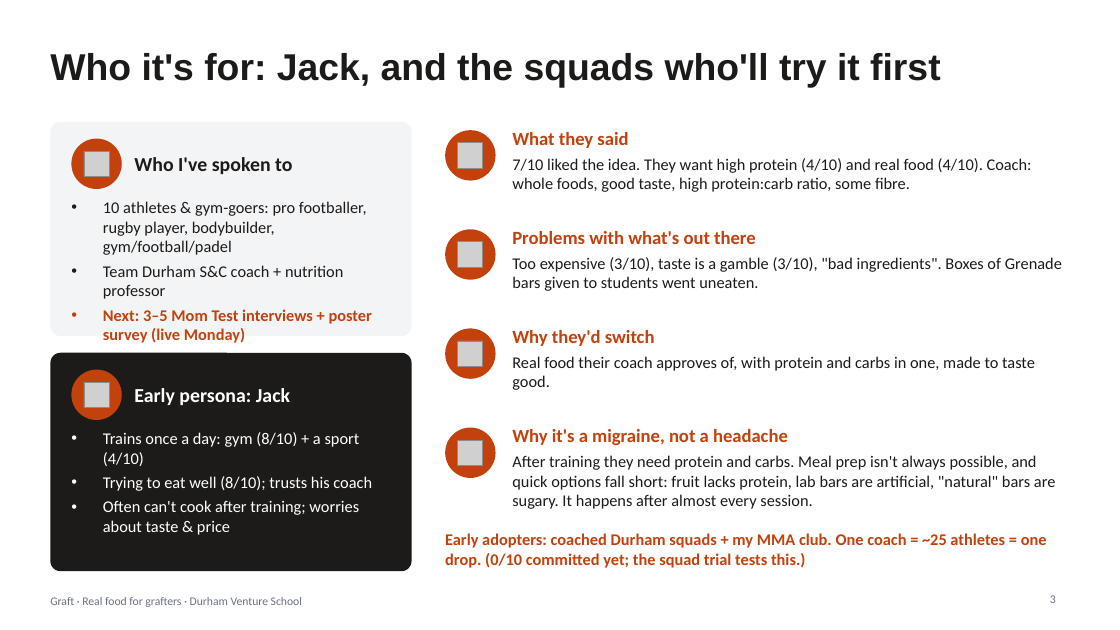
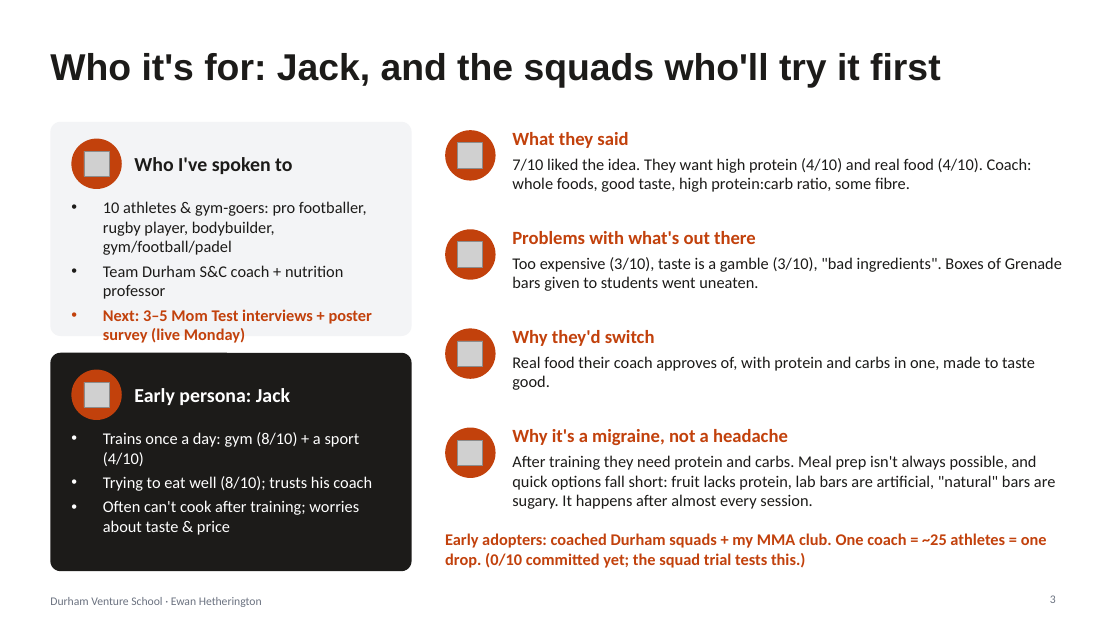
Before and after one commit to ewanh2005-alt/Ewan, a slide deck: slide 3 of 09-pitch/pitch-deck.pptx. Drawn at 1120x630 pixels with LibreOffice and Linux fonts; fonts in the diff are those of the drawing; grey boxes stand for pictures. Boxes give left, top, right and bottom in pixels: in the first picture for what was removed or moved away, otherwise in the second. Text is boxed around its words. In the diff, an @@ line names an element or a change of style, - is before the commit and + after.

```diff
--- a/09-pitch/pitch-deck.pptx
+++ b/09-pitch/pitch-deck.pptx
@@ text at [50,597,262,607]: text changed @@
-Graft · Real food for grafters · Durham Venture School
+Durham Venture School · Ewan Hetherington
```
Also in this commit, not shown: 4 other slides changed, 5 other files.
